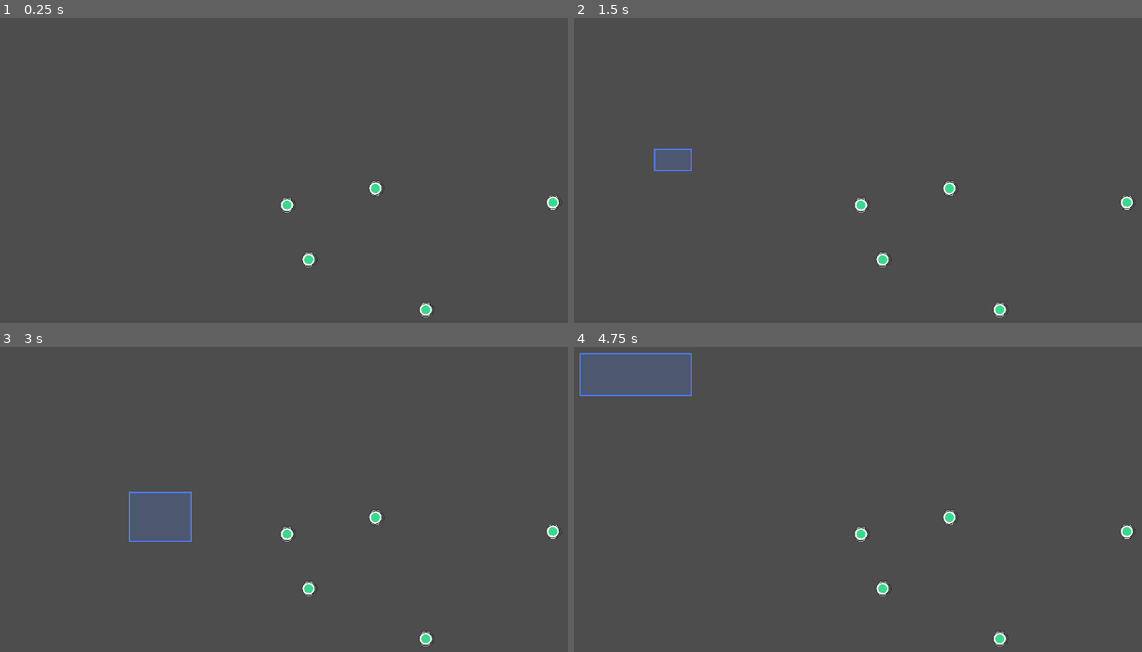
Above: before the commit, frames 1-4 (two rows, left to right).
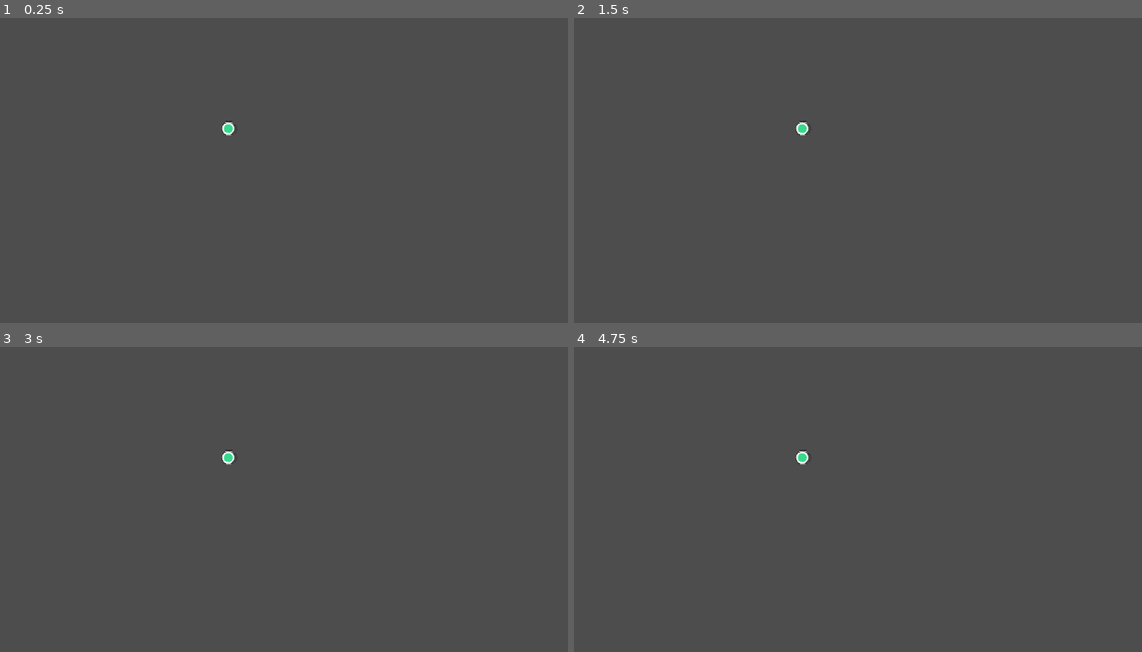
Above: after the commit, the same moments.

Repository: hafizosina/compilationpack
Game: Godot game, scene res://5. Boid/main_boid.tscn
The game is run twice, just before and just after one commit, with the same random seed, the same clock (stepped at 60 frames per second) and the same inputs. Before the commit the project starts from res://4. SelectionSystem/main_selection.tscn.
Inputs (mouse positions are in pixels of both pictures, inside the frame that each line leads up to):
- Up to frame 1 (0.25 s): no input
- Up to frame 2 (1.5 s): tap Enter at 0.5 s; move the mouse to (965, 106) at 0.52 s; tap Shift at 0.6 s; click (965, 106) at 0.67 s; tap Space at 1.25 s; drag from (653, 149) to (767, 213) at 1.27 s
- Up to frame 3 (3 s): move the mouse to (301, 365) at 2.02 s; tap Shift at 2.1 s; click (301, 365) at 2.17 s; tap Enter at 2.75 s; drag from (193, 542) to (5, 395) at 2.77 s
- Up to frame 4 (4.75 s): move the mouse to (1022, 520) at 3.52 s; tap Shift at 3.6 s; click (1022, 520) at 3.67 s; tap Space at 4.25 s; drag from (579, 395) to (693, 353) at 4.27 s

The runs differ from the first frame. In frame 1, 0.5% of the frame differs, in the area x 39-99%, y 33-99%; in frame 2, 1.0%; in frame 3, 2.4%; in frame 4, 3.3%, in the area x 0-99%, y 1-99%.

Commit message:
prepare boid

Diff:
--- a/4. SelectionSystem/select_able_component.gd
+++ b/4. SelectionSystem/select_able_component.gd
@@ -1,8 +1,7 @@
 # select_able_component.gd
-extends Node2D
+extends EntityComponent
 class_name SelectAbleComponent
 
-var entity: Entity
 var selected:bool= false
 var padding : int = 5
 
@@ -36,11 +35,6 @@
 	# Check distance
 	return center.distance_to(closest_point) <= radius
 
-func _ready() -> void:
-	var parent_temp = get_parent()
-	if parent_temp is Entity:
-		entity = parent_temp
-
 func _draw() -> void:
 	if selected:
 		var circle_size = entity.size + padding
--- /dev/null
+++ b/5. Boid/boid_entity.tscn
@@ -0,0 +1,14 @@
+[gd_scene load_steps=4 format=3 uid="uid://ctjvea1un3xd0"]
+
+[ext_resource type="Script" uid="uid://b0i324j75wef2" path="res://Global/Scene/master_entity.gd" id="1_dkgfi"]
+[ext_resource type="Texture2D" uid="uid://bae16lxpt5p5x" path="res://Global/Asset/character.png" id="2_v5pta"]
+[ext_resource type="PackedScene" uid="uid://qgaawflwov48" path="res://5. Boid/sense_component.tscn" id="3_yovlb"]
+
+[node name="BoidEntity" type="Node2D"]
+script = ExtResource("1_dkgfi")
+
+[node name="Character" type="Sprite2D" parent="."]
+scale = Vector2(0.25, 0.25)
+texture = ExtResource("2_v5pta")
+
+[node name="SenseComponent" parent="." instance=ExtResource("3_yovlb")]
--- a/5. Boid/main_boid.tscn
+++ b/5. Boid/main_boid.tscn
@@ -1,7 +1,10 @@
-[gd_scene load_steps=2 format=3 uid="uid://bmxaerswxar1s"]
+[gd_scene load_steps=3 format=3 uid="uid://bmxaerswxar1s"]
 
 [ext_resource type="PackedScene" uid="uid://gctl0rjtf4op" path="res://Global/Scene/camera_2d.tscn" id="1_bn0nb"]
+[ext_resource type="PackedScene" uid="uid://ctjvea1un3xd0" path="res://5. Boid/boid_entity.tscn" id="2_mebh7"]
 
 [node name="MainBoid" type="Node2D"]
 
+[node name="BoidEntity" parent="." instance=ExtResource("2_mebh7")]
+
 [node name="Camera2D" parent="." instance=ExtResource("1_bn0nb")]
--- /dev/null
+++ b/5. Boid/sense_component.gd
@@ -0,0 +1,13 @@
+extends EntityComponent
+class_name SenseComponent
+
+@onready var sense_area: CollisionShape2D = %CollisionShape2D
+
+
+func _ready() -> void:
+	super._ready()
+	print("SenseComponent ready")
+	if entity!=null:
+		var sense_shape := CircleShape2D.new()
+		sense_shape.radius = entity.size * 10
+		sense_area.shape = sense_shape
--- /dev/null
+++ b/5. Boid/sense_component.tscn
@@ -0,0 +1,11 @@
+[gd_scene load_steps=2 format=3 uid="uid://qgaawflwov48"]
+
+[ext_resource type="Script" uid="uid://dlgrwfcxge235" path="res://5. Boid/sense_component.gd" id="1_nyuws"]
+
+[node name="SenseComponent" type="Node2D"]
+script = ExtResource("1_nyuws")
+
+[node name="Area2D" type="Area2D" parent="."]
+
+[node name="CollisionShape2D" type="CollisionShape2D" parent="Area2D"]
+unique_name_in_owner = true
--- /dev/null
+++ b/Global/Scene/component.gd
@@ -0,0 +1,10 @@
+extends Node2D
+class_name EntityComponent
+
+var entity: Entity
+
+func _ready() -> void:
+	print("EntityComponent ready")
+	var parent_temp = get_parent()
+	if parent_temp is Entity:
+		entity = parent_temp
--- a/project.godot
+++ b/project.godot
@@ -11,7 +11,7 @@
 [application]
 
 config/name="CompilationPack"
-run/main_scene="uid://fpwxn2350fam"
+run/main_scene="uid://bmxaerswxar1s"
 config/features=PackedStringArray("4.5", "Mobile")
 config/icon="res://icon.svg"
 
Not shown, added: 5. Boid/sense_component.gd.uid
Not shown, added: Global/Scene/component.gd.uid
Not shown, added: GamePlanning.xlsx
